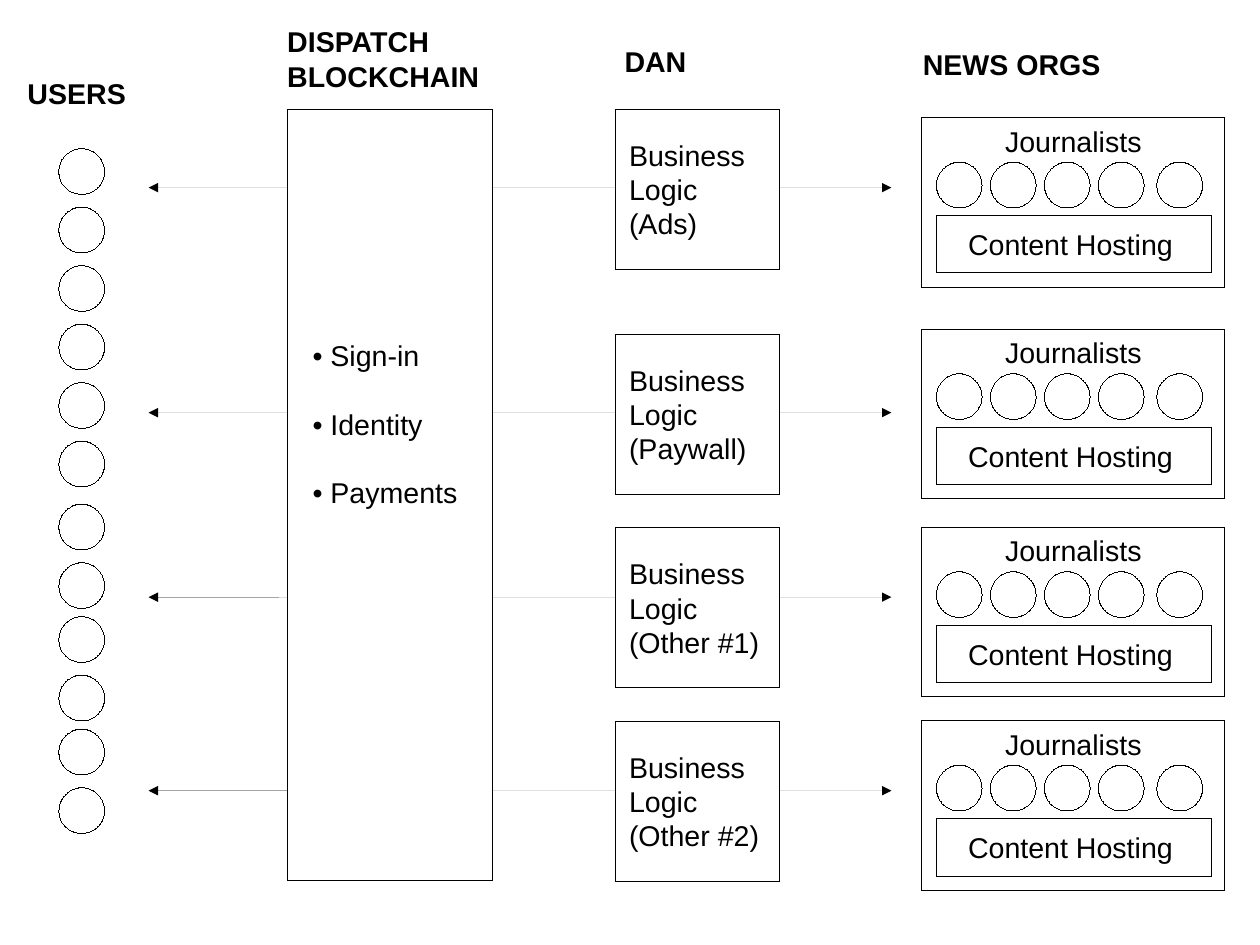
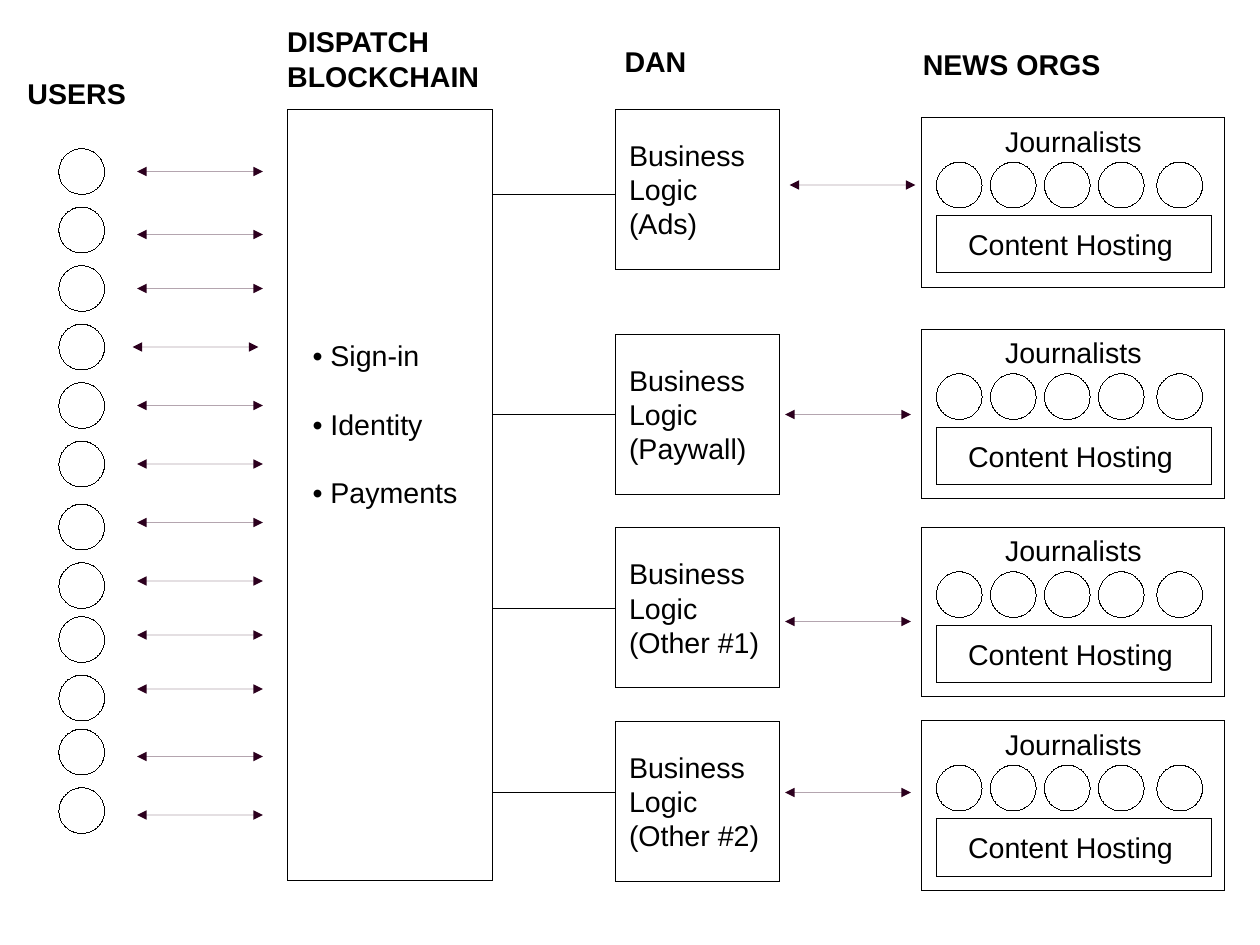
Before and after one commit to peteramckay/newsmarket-paper, a slide deck: slide 1 of spec-illos.odp. Drawn at 1260x945 pixels with LibreOffice and Linux fonts; fonts in the diff are those of the drawing. Boxes give left, top, right and bottom in pixels: in the first picture for what was removed or moved away, otherwise in the second. Text is boxed around its words. In the diff, an @@ line names an element or a change of style, - is before the commit and + after.

```diff
--- a/spec-illos.odp
+++ b/spec-illos.odp
@@ double arrow added from (137, 172) to (263, 172), #2C001E 0 pt @@
@@ double arrow moved from (149, 791) - (892, 791) to (457, 194) - (640, 194) @@
@@ double arrow (457, 194) - (640, 194): double arrow to line @@
@@ double arrow added from (790, 185) to (916, 185), #2C001E 0 pt @@
@@ double arrow added from (137, 234) to (263, 234), #2C001E 0 pt @@
@@ double arrow added from (137, 288) to (263, 288), #2C001E 0 pt @@
@@ double arrow added from (133, 348) to (258, 348), #2C001E 0 pt @@
@@ double arrow added from (137, 406) to (263, 406), #2C001E 0 pt @@
@@ double arrow moved from (149, 188) - (892, 188) to (457, 415) - (640, 415) @@
@@ double arrow (457, 415) - (640, 415): double arrow to line @@
@@ double arrow added from (785, 415) to (911, 415), #2C001E 0 pt @@
@@ double arrow added from (137, 464) to (263, 464), #2C001E 0 pt @@
@@ double arrow added from (137, 523) to (263, 523), #2C001E 0 pt @@
@@ double arrow added from (137, 581) to (263, 581), #2C001E 0 pt @@
@@ double arrow moved from (149, 413) - (892, 413) to (457, 608) - (640, 608) @@
@@ double arrow (457, 608) - (640, 608): double arrow to line @@
@@ double arrow added from (785, 622) to (911, 622), #2C001E 0 pt @@
@@ double arrow added from (137, 636) to (263, 636), #2C001E 0 pt @@
@@ double arrow added from (137, 689) to (263, 689), #2C001E 0 pt @@
@@ double arrow added from (137, 757) to (263, 757), #2C001E 0 pt @@
@@ double arrow moved from (149, 597) - (892, 597) to (457, 794) - (640, 794) @@
@@ double arrow (457, 794) - (640, 794): double arrow to line @@
@@ double arrow added from (785, 792) to (911, 792), #2C001E 0 pt @@
@@ double arrow added from (137, 815) to (263, 815), #2C001E 0 pt @@
```
Also in this commit, not shown: 1 other file.
